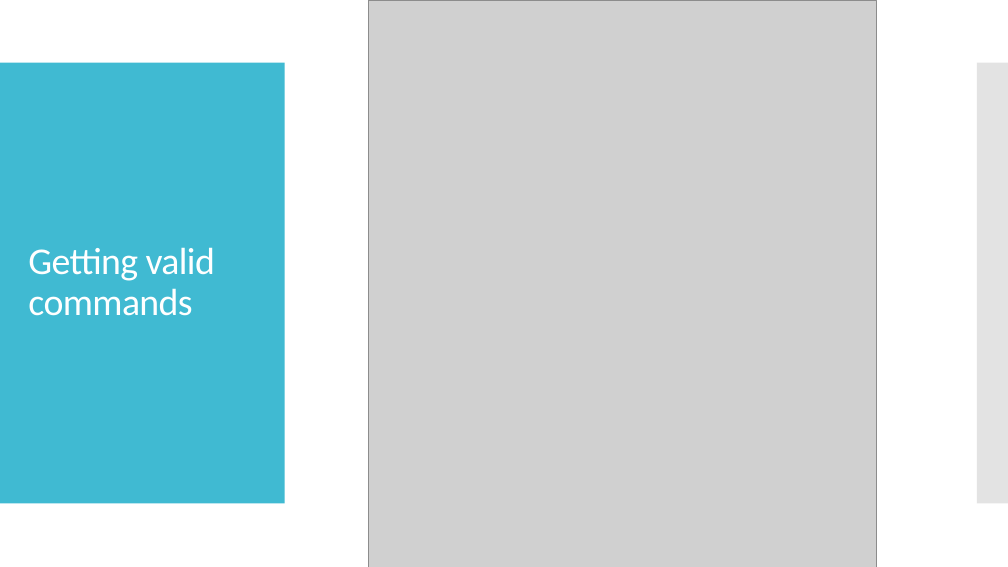
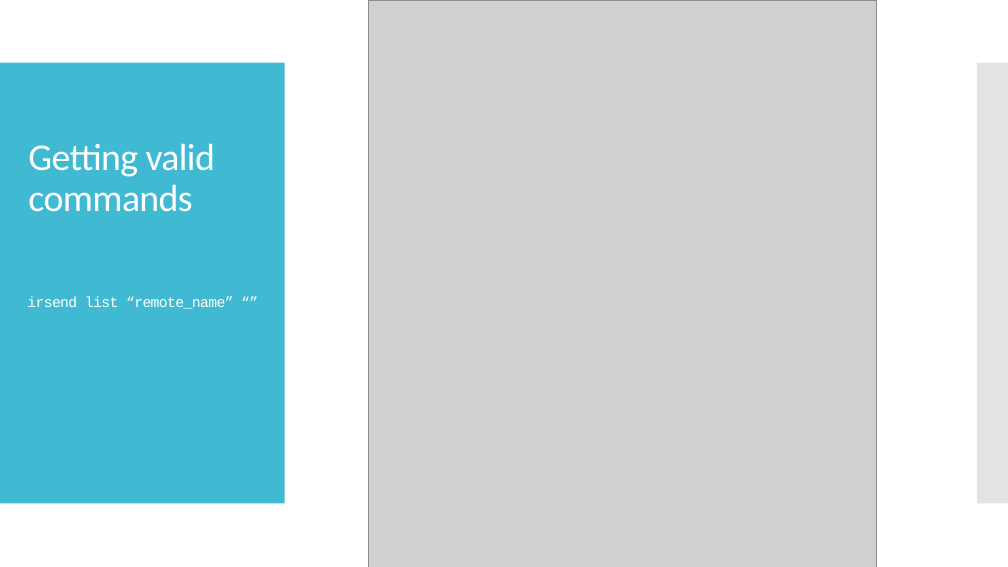
Before and after one commit to johnnyRose/RaspberryRemote, a slide deck: slide 10 of RaspberryRemote.pptx (slide 9 before the commit). Drawn at 1008x567 pixels with LibreOffice and Linux fonts; fonts in the diff are those of the drawing; grey boxes stand for pictures. Boxes give left, top, right and bottom in pixels: in the first picture for what was removed or moved away, otherwise in the second. Text is boxed around its words. In the diff, an @@ line names an element or a change of style, - is before the commit and + after.

```diff
--- a/RaspberryRemote.pptx
+++ b/RaspberryRemote.pptx
@@ title "Getting valid commands": place and size @@
-title "Getting valid commands" at (28, 247, 215, 316)
+title "Getting valid commands" at (28, 143, 215, 212)
@@ text added at (27, 296, 234, 309), 14 pt, text #FFFFFF @@
+irsend list “remote_name” “”
```
Also in this commit, not shown: 3 other slides changed, 1 slide added.
